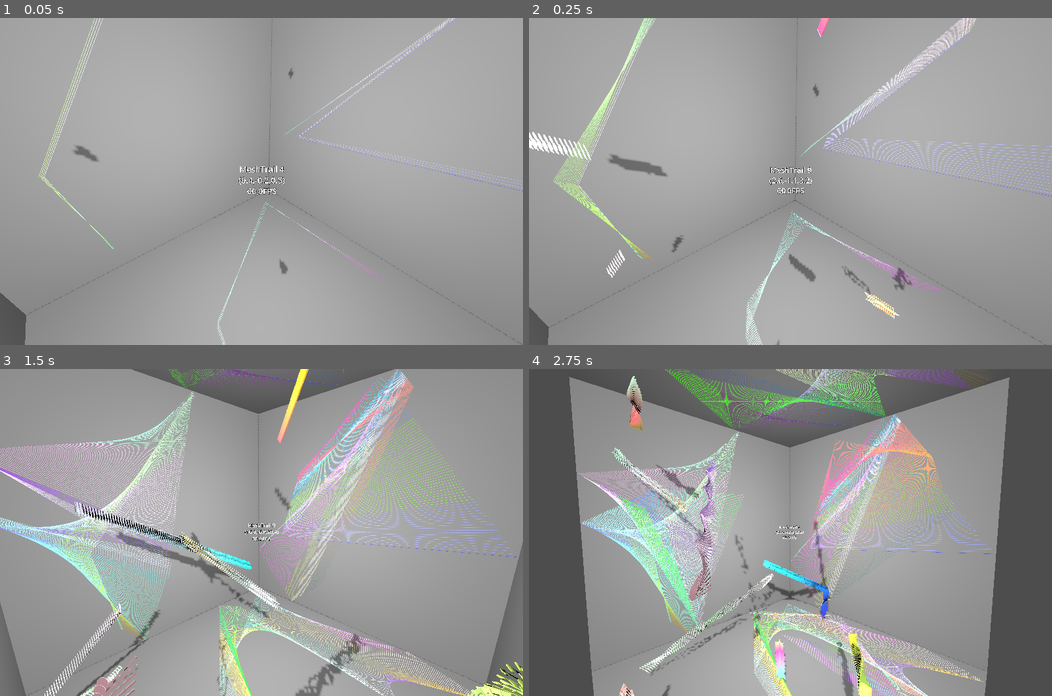
Above: before the commit, frames 1-4 (two rows, left to right).
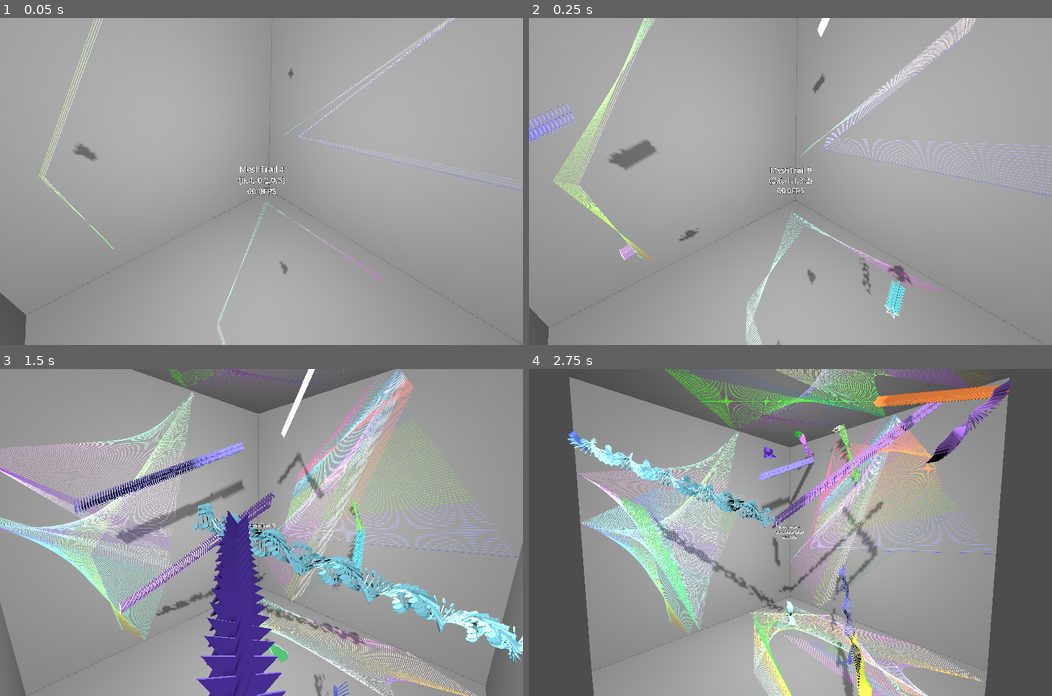
Above: after the commit, the same moments.

Repository: kasworld/gd4game3d
Game: Godot game, scene res://main.tscn
Two runs of this game, one before a commit and one after it. Both use one fixed random seed, a clock stepped at 60 frames per second and the inputs below.
Inputs (mouse positions are in pixels of both pictures, inside the frame that each line leads up to):
- Up to frame 1 (0.05 s): no input
- Up to frame 2 (0.25 s): no input
- Up to frame 3 (1.5 s): tap Enter at 0.5 s; move the mouse to (376, 516) at 0.52 s; click (376, 516) at 0.67 s; move the mouse to (156, 548) at 1.27 s; click (156, 548) at 1.42 s
- Up to frame 4 (2.75 s): move the mouse to (842, 460) at 2.02 s; click (842, 460) at 2.17 s

The runs differ from the first frame. In frame 1, less than 0.1% of the frame differs, in the area x 15-55%, y 38-79%; in frame 2, 2.0%; in frame 3, 16%, in the area x 8-100%, y 0-100%; in frame 4, 9.2%.

Commit message:
adding color mode

Diff:
--- a/mesh_trail/mesh_trail.gd
+++ b/mesh_trail/mesh_trail.gd
@@ -1,6 +1,8 @@
 extends Node3D
+class_name MeshTrail
 
-class_name MeshTrail
+enum ColorMode {OnBounce, MeshGradient, ByPosition }
+var color_mode :ColorMode = ColorMode.OnBounce
 
 var velocity :Vector3
 var bounce_fn :Callable
@@ -13,10 +15,14 @@
 var rotation_velocity_deviation :float
 var mesh_trail :MultiMeshInstance3D
 var multimesh :MultiMesh
-var color_from :Color
+
+# for ColorMode.MeshGradient
+var color_from :Color # or current color
 var color_to :Color
 var color_progress :int # 0 to mesh_count-1
-
+# for ColorMode.ByPosition
+var bound_size = Vector3(100,100,100)
+var b_box = AABB( -bound_size/2, bound_size)
 
 func init(bounce_fn_a :Callable, radius_a :float, mesh_count :int, mesh_type, initial_pos :Vector3, rotation_velocity_deviation_a :float = 4*PI) -> MeshTrail:
 	radius = radius_a
@@ -25,8 +31,8 @@
 	speed_max = radius * 120
 	speed_min = radius * 80
 	velocity = Vector3( (randf()-0.5)*speed_max,(randf()-0.5)*speed_max,(randf()-0.5)*speed_max)
-	color_from = NamedColorList.color_list.pick_random()[0]
-	color_to = NamedColorList.color_list.pick_random()[0]
+	color_from = random_color()
+	color_to = random_color()
 	make_mat_multi(new_mesh_by_type(mesh_type,radius), mesh_count, initial_pos)
 	return self
 
@@ -46,7 +52,7 @@
 	add_child(mesh_trail)
 
 	for i in multimesh.visible_instance_count:
-		multimesh.set_instance_color(i,get_next_color())
+		set_color_by_mode(i, initial_pos)
 		var t = Transform3D(Basis(), initial_pos)
 		multimesh.set_instance_transform(i,t)
 
@@ -58,13 +64,28 @@
 		color_progress = 0
 	return lerp(color_from, color_to, float(color_progress)/float(multimesh.instance_count))
 
+func pos_to_color(bbox :AABB, pos :Vector3) -> Color:
+	var rtn :Color
+	for i in 3:
+		rtn[i] = (pos[i] - bbox.position[i]) / bbox.size[i]
+	return rtn
+
+func set_multi_color(i, co :Color) -> void:
+	multimesh.set_instance_color(i,co)
+
+func set_color_by_mode(mesh_index :int, pos :Vector3) -> void:
+	match color_mode:
+		ColorMode.ByPosition:
+			set_multi_color(mesh_index, pos_to_color(b_box, pos))
+		ColorMode.OnBounce:
+			set_multi_color(mesh_index, color_from)
+		ColorMode.MeshGradient:
+			set_multi_color(mesh_index, get_next_color())
+
 func set_multi_pos_rot(i :int, pos :Vector3, axis :Vector3, rot :float) -> void:
 	var t = Transform3D(Basis(), pos)
 	t = t.rotated_local(axis, rot)
 	multimesh.set_instance_transform(i,t )
-
-func set_multi_color(i, co :Color) -> void:
-	multimesh.set_instance_color(i,co)
 
 func _process(delta: float) -> void:
 	move(delta)
@@ -85,12 +106,13 @@
 			velocity[i] = -random_positive(speed_max/2)*bn.bounced[i]
 
 	if bn.bounced != Vector3i.ZERO:
+		if color_mode == ColorMode.OnBounce:
+			color_from = random_color()
 		current_rotation_velocity =  randfn(0, rotation_velocity_deviation)
 	current_rotation += current_rotation_velocity * delta
 
 	set_multi_pos_rot(newi, bn.pos, velocity.normalized(), current_rotation)
-
-	set_multi_color(newi, get_next_color())
+	set_color_by_mode(newi, newpos)
 
 	if velocity.length() > speed_max:
 		velocity = velocity.normalized() * speed_max
@@ -133,3 +155,6 @@
 
 func random_positive(w :float) -> float:
 	return randf_range(w/10,w)
+
+func random_color() -> Color:
+	return Color(randf(),randf(),randf())
